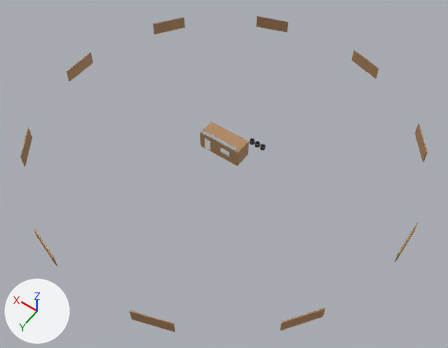
A saved change to the glTF model assets/buildings/junkyard_office.glb.
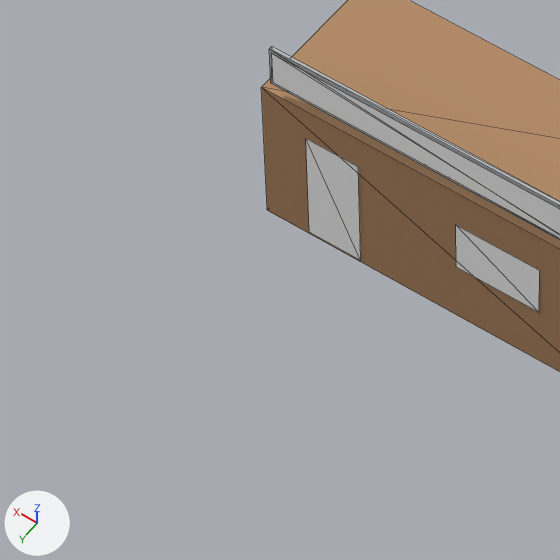
Each version appears first whole from a camera (50 mm lens) standing at (-31.05, 43.54, 63.2) and looking at (-1.91, 2.75, -0.9), and next in a close-up on the part from 38% to 52% of the width and 36% to 53% of the height. The lights are fixed; the arrows at lower left show +X, +Y and +Z. The first two pictures are the older version. The close-ups show mesh edges as thin lines. Objects named as collision shapes, trigger or cutter boxes, shadow casters or lower levels of detail are left out. Vertices at exactly the same position are counted once.

Script lines for the objects in view, before the commit:
```python
me_junkyard_office = bpy.data.meshes.new('junkyard_office')
me_junkyard_office.from_pydata(...)  # 492 vertices, 726 faces; spans x -26.1..26.1, y -25.6..25.6, z 0.0..3.5
# faces by material slot: [132, 2, 2, 12, 2, 576]
me_junkyard_office.materials.append(mat_rust)  # orange #b38961
me_junkyard_office.materials.append(mat_window_plain)  # white #ffffff
me_junkyard_office.materials.append(mat_door_wood)  # white #ffffff
me_junkyard_office.materials.append(mat_metal)  # grey #b3b6bc
me_junkyard_office.materials.append(mat_sign_junk)  # white #ffffff
me_junkyard_office.materials.append(mat_rubber)  # dark grey #3f3f3f
ob_junkyard_office = bpy.data.objects.new('junkyard_office', me_junkyard_office)
ob_junkyard_office.location = (0.0, 0.0, 0.0)
```
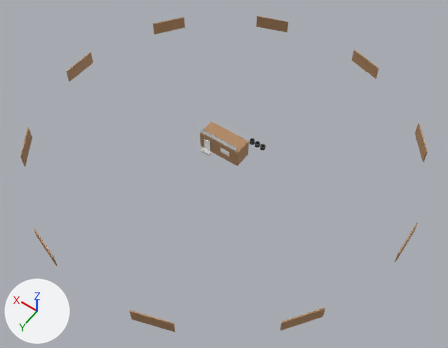
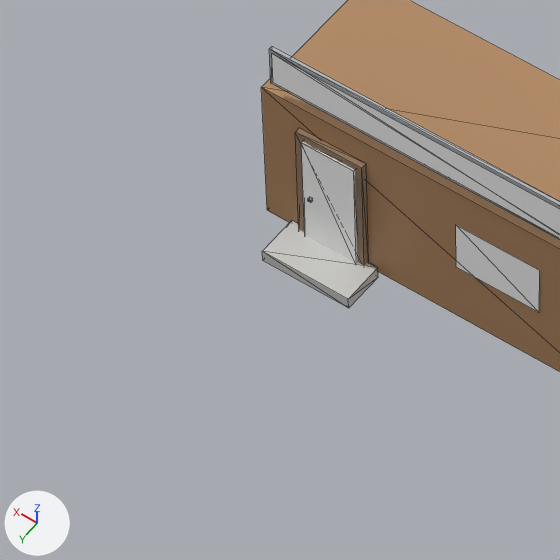
Scene script edits in JSON lines:
```json
{"op": "add", "block": "mat_concrete", "code": ["mat_concrete = principled_material('concrete')", "mat_concrete.base_color = (0.62, 0.62, 0.6)  # light grey #cececb"]}
{"op": "add", "block": "mat_wood_dark", "code": ["mat_wood_dark = principled_material('wood_dark')", "mat_wood_dark.base_color = (0.3, 0.2, 0.12)  # brown #957c61"]}
{"block": "me_junkyard_office", "where": "# used by ob_junkyard_office; location = (0.0, 0.0, 0.0)"}
{"op": "remove", "block": "me_junkyard_office", "code": "me_junkyard_office.from_pydata(...)  # 492 vertices, 726 faces; spans x -26.1..26.1, y -25.6..25.6, z 0.0..3.5"}
{"op": "add", "block": "me_junkyard_office", "code": "me_junkyard_office.from_pydata(...)  # 524 vertices, 774 faces; spans x -26.1..26.1, y -25.6..25.6, z -0.1..3.5"}
{"block": "me_junkyard_office", "change": "me_junkyard_office part 1: a new loose piece, a box spanning x 1.23..2.37, y 1.24..1.34, z 0.05..2.17, in mat_wood_dark (brown #957c61)"}
{"block": "me_junkyard_office", "change": "me_junkyard_office part 2: the loose piece of 4 vertices spanning x 1.4..2.2, y 1.3, z 0.1..2.0 is copied, and the copy is moved by (0.0, 0.1, 0.0); it spans x 1.3..2.2, y 1.4, z 0.0..2.0"}
{"block": "me_junkyard_office", "change": "me_junkyard_office part 3: a new loose piece, a box spanning x 1.05..2.55, y 1.26..1.96, z -0.1..0.1, in mat_concrete (light grey #cececb)"}
{"block": "me_junkyard_office", "change": "me_junkyard_office part 4"}
{"block": "me_junkyard_office", "change": "3 vertices are removed from x 1.4..2.2, y 1.3, z 0.1..2.0"}
{"block": "me_junkyard_office", "change": "2 faces are deleted"}
{"block": "me_junkyard_office", "change": "7 vertices are added at x 1.3..2.2, y 1.3..1.4, z 0.0..2.0"}
{"block": "me_junkyard_office", "change": "12 new faces join them, mat_door_wood (white #ffffff)"}
{"block": "me_junkyard_office", "change": "other edits to the shape of me_junkyard_office do not show in these pictures"}
{"op": "add", "block": "me_junkyard_office", "code": "me_junkyard_office.materials.append(mat_wood_dark)  # brown #957c61"}
{"op": "add", "block": "me_junkyard_office", "code": "me_junkyard_office.materials.append(mat_concrete)  # light grey #cececb"}
```

What differs and where, as boxes [x1, y1, x2, y2] in the close-ups (560 x 560 px):
```json
{"part": 1, "of": "me_junkyard_office", "change": "added", "after": [295, 128, 368, 265], "on screen": "brown"}
{"part": 2, "of": "me_junkyard_office", "change": "added", "after": [301, 143, 356, 263]}
{"part": 3, "of": "me_junkyard_office", "change": "added", "after": [262, 221, 378, 308]}
{"part": 4, "of": "me_junkyard_office", "change": "built on", "before": [306, 138, 361, 260], "after": [301, 142, 357, 263], "on screen": "mostly hidden afterwards"}
```
